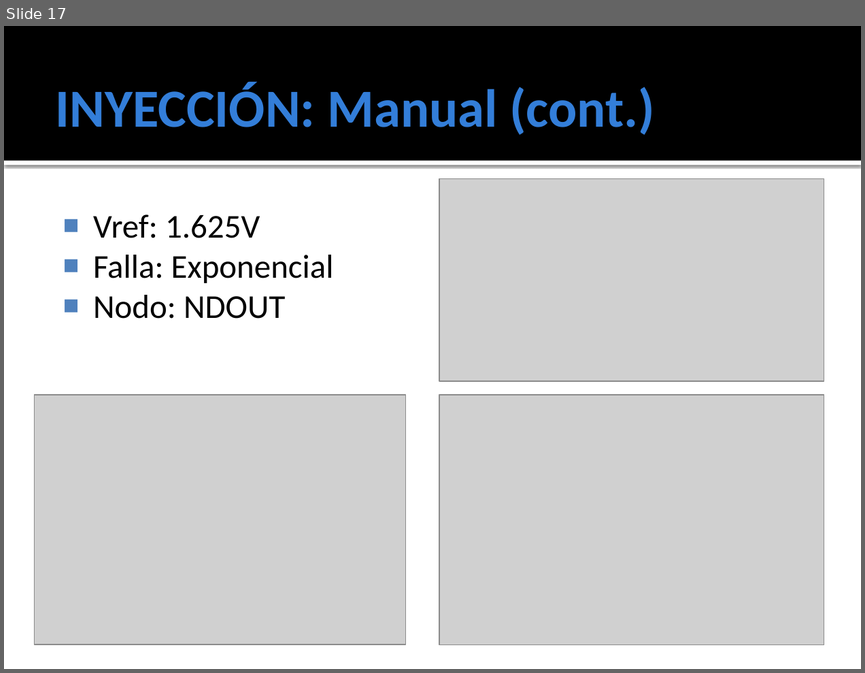
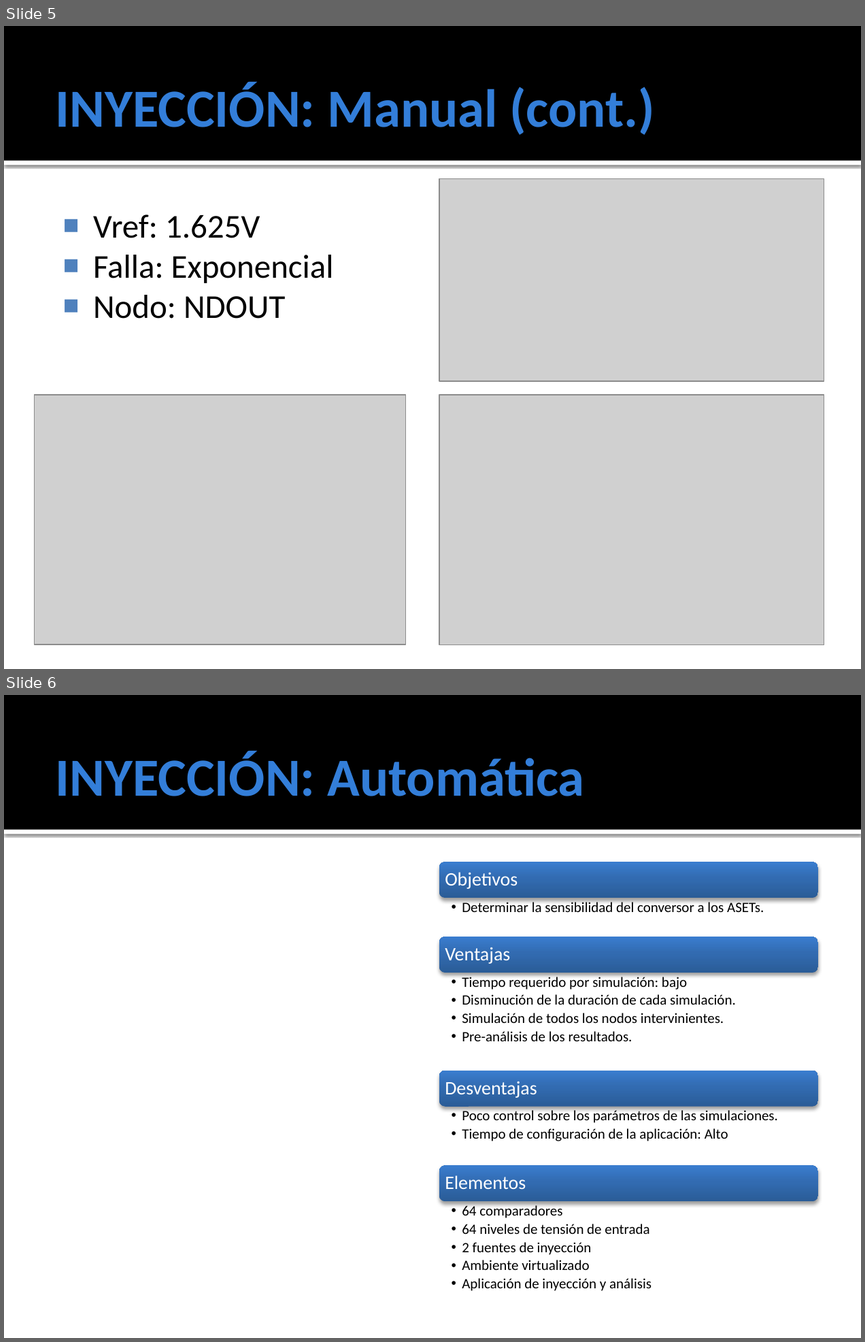
Before and after one commit to ginotkj/fiocs, a slide deck: Documentation/Documentacion/PRESENTACION_FACU.pptx. Shown one above the other, each under a label of ours: slide 17 before the commit, slides 5 and 6 after it. The pictures are 865x673 and 865x1342 pixels, drawn with LibreOffice and Linux fonts; fonts in the diff are those of the drawing; grey boxes stand for pictures. Boxes give left, top, right and bottom in pixels: in the first picture for what was removed or moved away, otherwise in the second. Text is boxed around its words. In the diff, an @@ line names an element or a change of style, - is before the commit and + after.

```diff
--- a/Documentation/Documentacion/PRESENTACION_FACU.pptx
+++ b/Documentation/Documentacion/PRESENTACION_FACU.pptx
@@ slide 6 added at [4, 695, 861, 1338], background #FFFFFF; not listed: 2 template elements that a slide beside it also shows @@
@@ title added at [56, 751, 584, 796], 45 pt, text #337ED9, bold @@
+INYECCIÓN: Automática
@@ group added at [439, 862, 818, 1291]: 8 texts, 4 rounded rectangles @@
+Objetivos
+  •• Determinar la sensibilidad del conversor a los ASETs.
+Ventajas
+  •• Tiempo requerido por simulación: bajo
+  •• Disminución de la duración de cada simulación.
+  •• Simulación de todos los nodos intervinientes.
+  •• Pre-análisis de los resultados.
+Desventajas
+  •• Poco control sobre los parámetros de las simulaciones.
+  •• Tiempo de configuración de la aplicación: Alto
+Elementos
+  •• 64 comparadores
+  •• 64 niveles de tensión de entrada
+  •• 2 fuentes de inyección
+  •• Ambiente virtualizado
+  •• Aplicación de inyección y análisis
@@ what was slide 17 is now slide 5 @@
```
Also in this commit, not shown: 1 slide changed, 13 slides removed, 8 other files.
